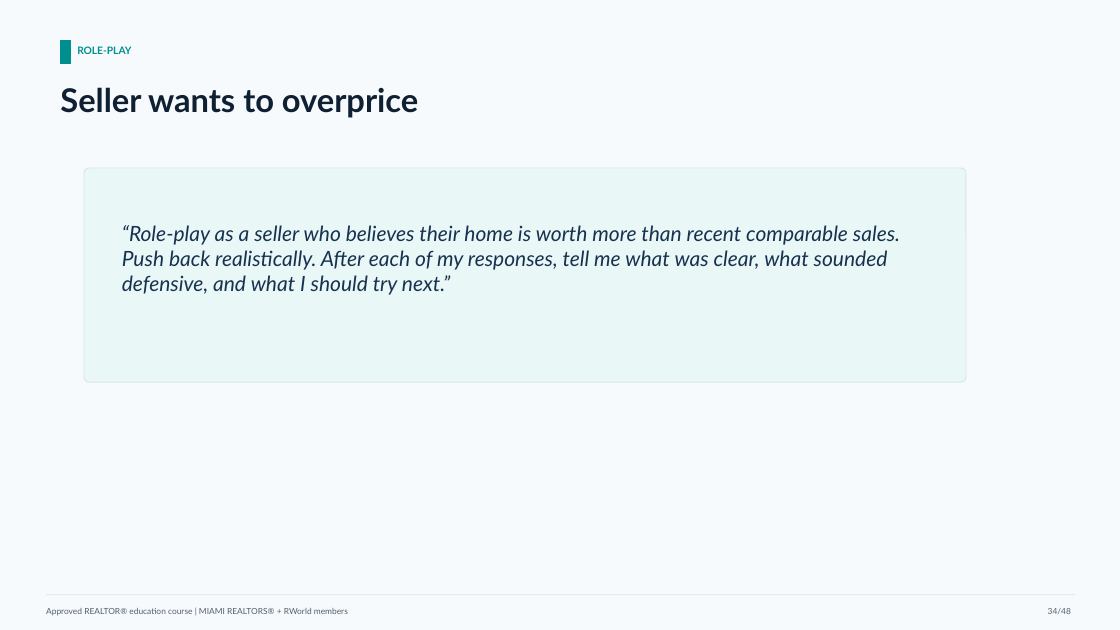
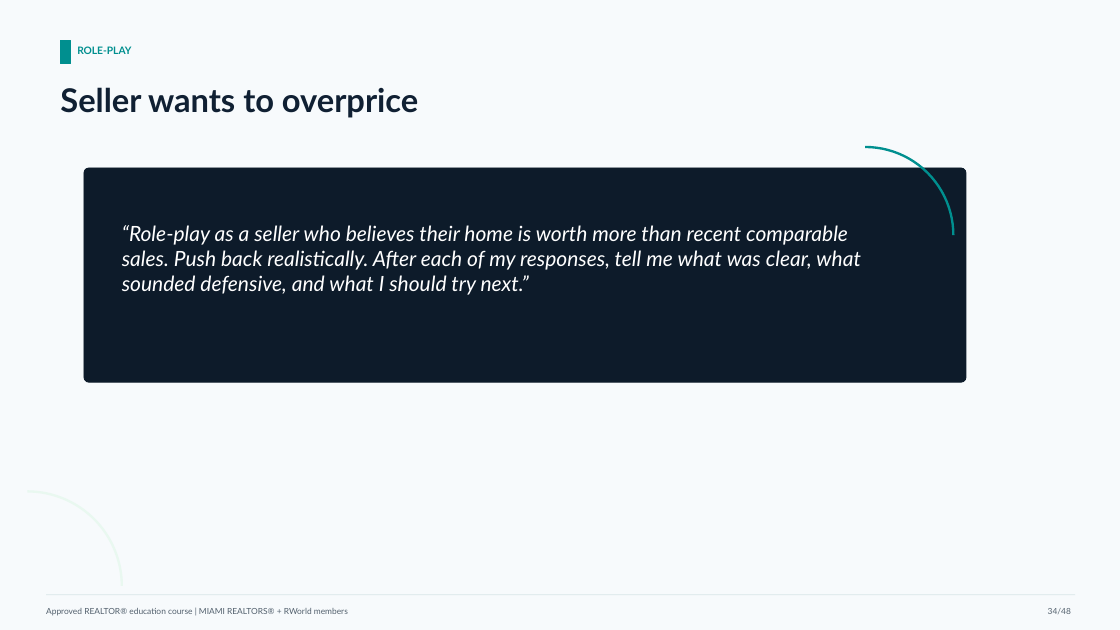
Before and after one commit to ianbprice/miami-realtors-ai-course-series, a slide deck: slide 34 of slides/course-01-ai-for-real-estate-sales-approved-instructor-deck.pptx. Drawn at 1120x630 pixels with LibreOffice and Linux fonts; fonts in the diff are those of the drawing. Boxes give left, top, right and bottom in pixels: in the first picture for what was removed or moved away, otherwise in the second. Text is boxed around its words. In the diff, an @@ line names an element or a change of style, - is before the commit and + after.

```diff
--- a/slides/course-01-ai-for-real-estate-sales-approved-instructor-deck.pptx
+++ b/slides/course-01-ai-for-real-estate-sales-approved-instructor-deck.pptx
@@ arc (boxed as its full ellipse) added at (899, 0, 1120, 218), outline #E9F8F0 2 pt @@
@@ arc (boxed as its full ellipse) added at (777, 147, 954, 323), outline #008F8F 2 pt @@
@@ rounded rectangle at (84, 168, 966, 382): fill #EAF7F7 to #0D1B2A; outline #D8E6E8 0.8 pt to #0D1B2A 0.8 pt @@
@@ text "“Role-play as a seller who ..." at (122, 225, 860, 295): text colour #16324F to #FFFFFF @@
```
Also in this commit, not shown: 38 other slides changed, 2 other files.
